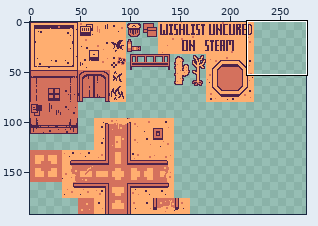
Sprite sheet: public/assets/tilesets/tilesetOrange.png. The first picture is a wide view before the edit; the outline marks the close-up.
Close-up. Before:
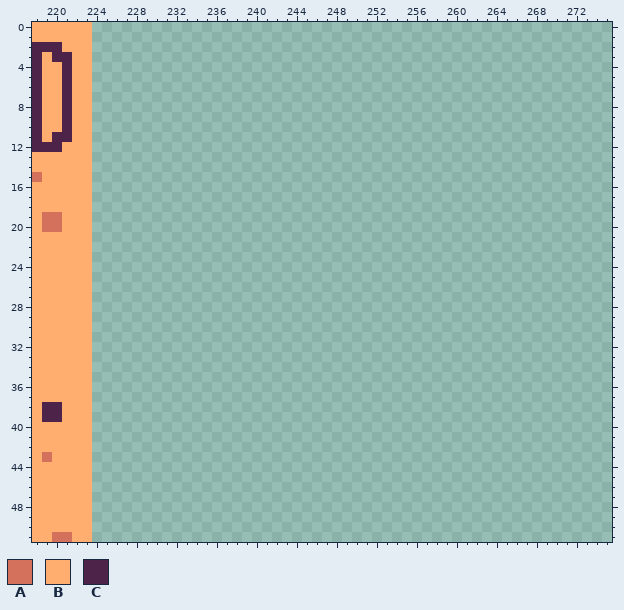
The file is 320x192 pixels. Shown: x 218..275, y 0..51. The wide view leaves out empty margins.
Palette (. is transparent): A #d4715d  B #ffae70  C #4d234a
Pixels before (only the part around the change), first column x 218:
 0 BBBBBB....................................................
 1 BBBBBB....................................................
 2 CCCBBB....................................................
 3 CBCCBB....................................................
 4 CBBCBB....................................................
 5 CBBCBB....................................................
 6 CBBCBB....................................................
 7 CBBCBB....................................................
 8 CBBCBB....................................................
 9 CBBCBB....................................................
10 CBBCBB....................................................
11 CBCCBB....................................................
12 CCCBBB....................................................
13 BBBBBB....................................................
14 BBBBBB....................................................
15 ABBBBB....................................................
16 BBBBBB....................................................
17 BBBBBB....................................................
18 BBBBBB....................................................
19 BAABBB....................................................
20 BAABBB....................................................
21 BBBBBB....................................................
22 BBBBBB....................................................
23 BBBBBB....................................................
24 BBBBBB....................................................
25 BBBBBB....................................................
26 BBBBBB....................................................
27 BBBBBB....................................................
28 BBBBBB....................................................
29 BBBBBB....................................................
30 BBBBBB....................................................
31 BBBBBB....................................................
32 BBBBBB....................................................
33 BBBBBB....................................................
34 BBBBBB....................................................
35 BBBBBB....................................................
36 BBBBBB....................................................
37 BBBBBB....................................................
38 BCCBBB....................................................
39 BCCBBB....................................................
40 BBBBBB....................................................
41 BBBBBB....................................................
42 BBBBBB....................................................
43 BABBBB....................................................
44 BBBBBB....................................................
45 BBBBBB....................................................
46 BBBBBB....................................................
47 BBBBBB....................................................
48 BBBBBB....................................................
49 BBBBBB....................................................
50 BBBBBB....................................................
51 BBAABB....................................................
New version:
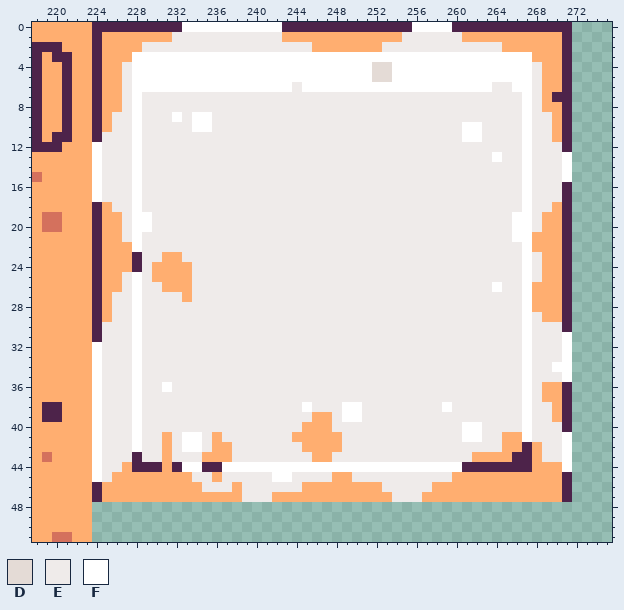
Colours new in this view: D #e4dbd6  E #efebea  F #ffffff
Change:
Changed rows in their new state; - is an unchanged pixel.
first column x 224:
 0 CCCCCCCCCFFFFFFFFFFCCCCCCCCCCCCCFFFFCCCCCCCCCCCC
 1 CBBBBBBBEEEEEEEEEEEBBBBBBBBBBBBEEEEEEBBBBBBBBBBC
 2 CBBBBEEEEEEEEEEEEEEEEEBBBBBBBEEEEEEEEEEEEBBBBBBC
 3 CBBBFFFFFFFFFFFFFFFFFFFFFFFFFFFFFFFFFFFFFFFFBBBC
 4 CBBEFFFFFFFFFFFFFFFFFFFFFFFFDDFFFFFFFFFFFFFFEBBC
 5 CBBEFFFFFFFFFFFFFFFFFFFFFFFFDDFFFFFFFFFFFFFFEBBC
 6 CBBEFFFFFFFFFFFFFFFFEFFFFFFFFFFFFFFFFFFFEEFFEBBC
 7 CBBEFEEEEEEEEEEEEEEEEEEEEEEEEEEEEEEEEEEEEEEFEBCC
 8 CBBEFEEEEEEEEEEEEEEEEEEEEEEEEEEEEEEEEEEEEEEFEBBC
 9 CBEEFEEEFEFFEEEEEEEEEEEEEEEEEEEEEEEEEEEEEEEFEEBC
10 CBEEFEEEEEFFEEEEEEEEEEEEEEEEEEEEEEEEEFFEEEEFEEBC
11 CEEEFEEEEEEEEEEEEEEEEEEEEEEEEEEEEEEEEFFEEEEFEEBC
12 FEEEFEEEEEEEEEEEEEEEEEEEEEEEEEEEEEEEEEEEEEEFEEEC
13 FEEEFEEEEEEEEEEEEEEEEEEEEEEEEEEEEEEEEEEEFEEFEEEF
14 FEEEFEEEEEEEEEEEEEEEEEEEEEEEEEEEEEEEEEEEEEEFEEEF
15 FEEEFEEEEEEEEEEEEEEEEEEEEEEEEEEEEEEEEEEEEEEFEEEF
16 FEEEFEEEEEEEEEEEEEEEEEEEEEEEEEEEEEEEEEEEEEEFEEEC
17 FEEEFEEEEEEEEEEEEEEEEEEEEEEEEEEEEEEEEEEEEEEFEEEC
18 CBEEFEEEEEEEEEEEEEEEEEEEEEEEEEEEEEEEEEEEEEEFEEBC
19 CBBEFFEEEEEEEEEEEEEEEEEEEEEEEEEEEEEEEEEEEEFFEBBC
20 CBBEFFEEEEEEEEEEEEEEEEEEEEEEEEEEEEEEEEEEEEFFEBBC
21 CBBEFEEEEEEEEEEEEEEEEEEEEEEEEEEEEEEEEEEEEEFFBBBC
22 CBBBFEEEEEEEEEEEEEEEEEEEEEEEEEEEEEEEEEEEEEEFBBBC
23 CBBBCEEBBEEEEEEEEEEEEEEEEEEEEEEEEEEEEEEEEEEFEBBC
24 CBBBCEBBBBEEEEEEEEEEEEEEEEEEEEEEEEEEEEEEEEEFEBBC
25 CBBEFEBBBBEEEEEEEEEEEEEEEEEEEEEEEEEEEEEEEEEFEBBC
26 CBBEFEEBBBEEEEEEEEEEEEEEEEEEEEEEEEEEEEEEFEEFBBBC
27 CBEEFEEEEBEEEEEEEEEEEEEEEEEEEEEEEEEEEEEEEEEFBBBC
28 CBEEFEEEEEEEEEEEEEEEEEEEEEEEEEEEEEEEEEEEEEEFBBBC
29 CBEEFEEEEEEEEEEEEEEEEEEEEEEEEEEEEEEEEEEEEEEFEBBC
30 CEEEFEEEEEEEEEEEEEEEEEEEEEEEEEEEEEEEEEEEEEEFEEEC
31 CEEEFEEEEEEEEEEEEEEEEEEEEEEEEEEEEEEEEEEEEEEFEEEF
32 FEEEFEEEEEEEEEEEEEEEEEEEEEEEEEEEEEEEEEEEEEEFEEEF
33 FEEEFEEEEEEEEEEEEEEEEEEEEEEEEEEEEEEEEEEEEEEFEEEF
34 FEEEFEEEEEEEEEEEEEEEEEEEEEEEEEEEEEEEEEEEEEEFEEFF
35 FEEEFEEEEEEEEEEEEEEEEEEEEEEEEEEEEEEEEEEEEEEFEEEF
36 FEEEFEEFEEEEEEEEEEEEEEEEEEEEEEEEEEEEEEEEEEEFEBBC
37 FEEEFEEEEEEEEEEEEEEEEEEEEEEEEEEEEEEEEEEEEEEFEBBC
38 FEEEFEEEEEEEEEEEEEEEEFEEEFFEEEEEEEEFEEEEEEEFEEBC
39 FEEEFEEEEEEEEEEEEEEEEEBBEFFEEEEEEEEEEEEEEEEFEEBC
40 FEEEFEEEEEEEEEEEEEEEEBBBEEEEEEEEEEEEEFFEEEEFEEEC
41 FEEEFEEBEFFEBEEEEEEEBBBBBEEEEEEEEEEEEFFEEBBFEEEF
42 FEEEFEEBEFFEBBEEEEEEEBBBBEEEEEEEEEEEEEEEEBBCBEEF
43 FEEECEEBEEEBBBEEEEEEEEBBEEEEEEEEEEEEEEBBBBCCBEEF
44 FEEBCCCBCFFCCFFFFFFFFFFFFFFFFFFFFFFFFCCCCCCCBBBF
45 FEBBBBBBBBEEBEEEEEFFEEEEBBEEEEEEEEEEBBBBBBBBBBBC
46 CBBBBBBBBBBEEEBEEEEEEBBBBBBBBEEEEEBBBBBBBBBBBBBC
47 CBBBBBBBBBBBBBBEEEBBBBBBBBBBBBEEEBBBBBBBBBBBBBBC
